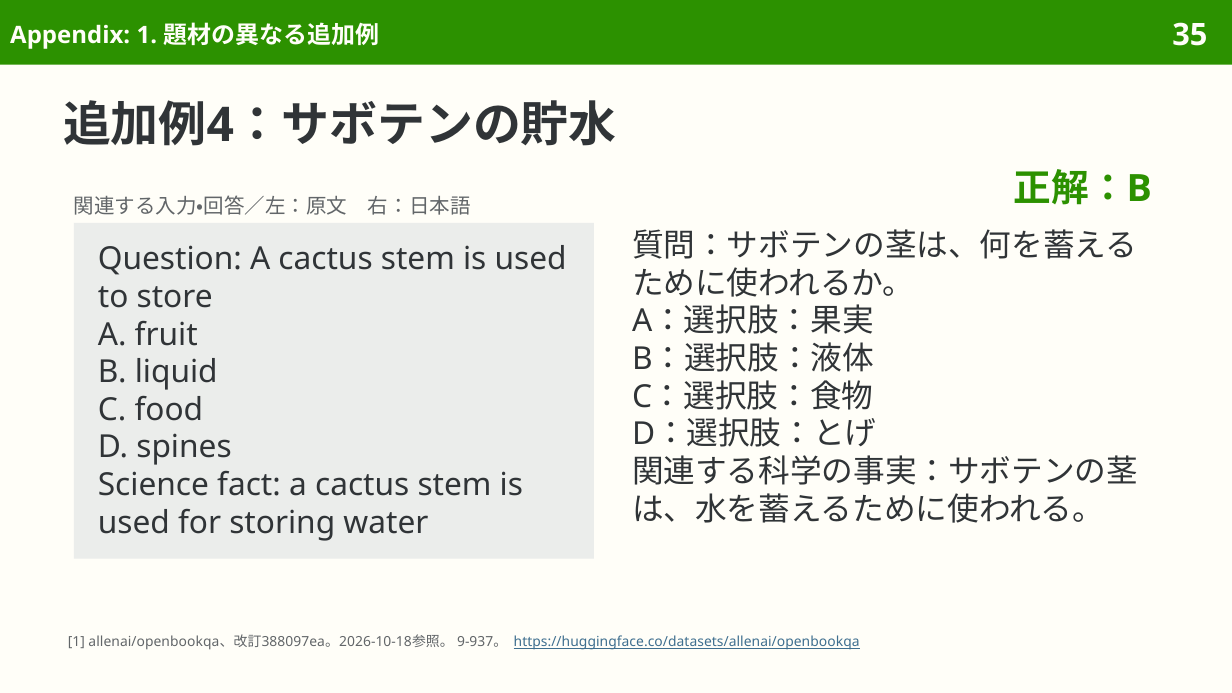
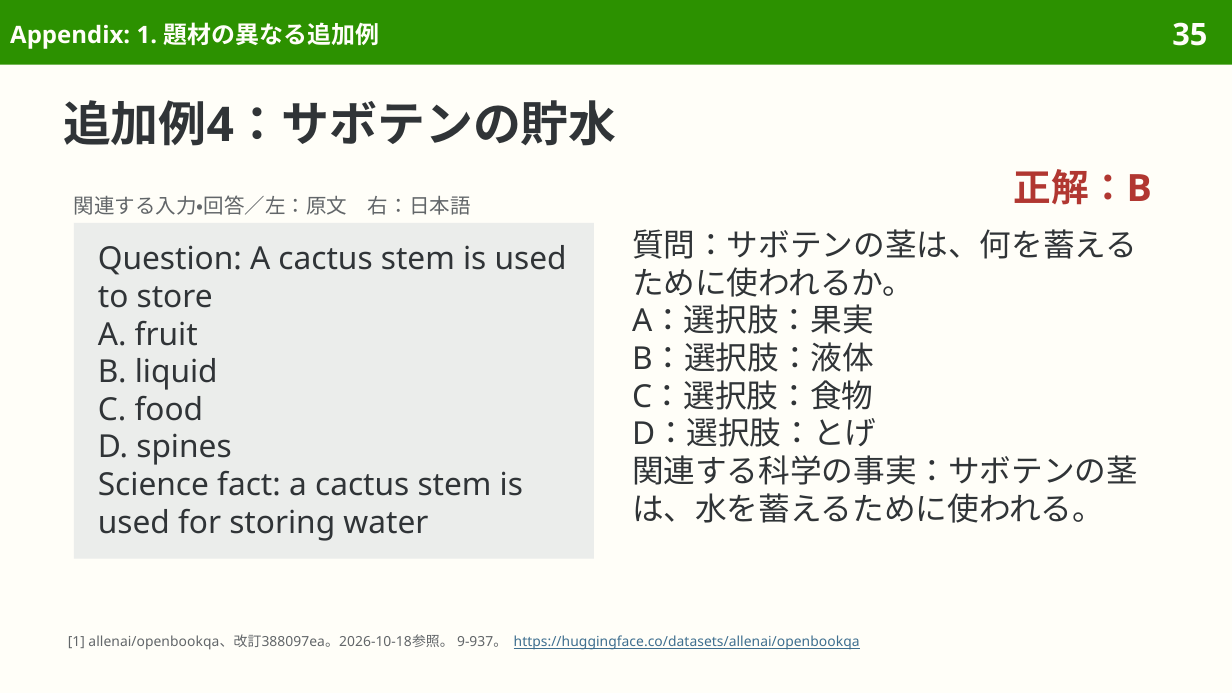
Before and after one commit to sasakiy84/datasets-in-10-minutes, a slide deck: slide 35 of slides/datasets-in-10-minutes-openbookqa.pptx. Drawn at 1232x693 pixels with LibreOffice and Linux fonts; fonts in the diff are those of the drawing. Boxes give left, top, right and bottom in pixels: in the first picture for what was removed or moved away, otherwise in the second. Text is boxed around its words. In the diff, an @@ line names an element or a change of style, - is before the commit and + after.

Commit message:
slides(openbookqa): use burgundy theme accent for answers

```diff
--- a/slides/datasets-in-10-minutes-openbookqa.pptx
+++ b/slides/datasets-in-10-minutes-openbookqa.pptx
@@ text "正解：B" at <box>1014,169,1152,205</box>: text colour #2C9100 to #B13731 @@
```
Also in this commit, not shown: 21 other slides changed, 8 other files.
